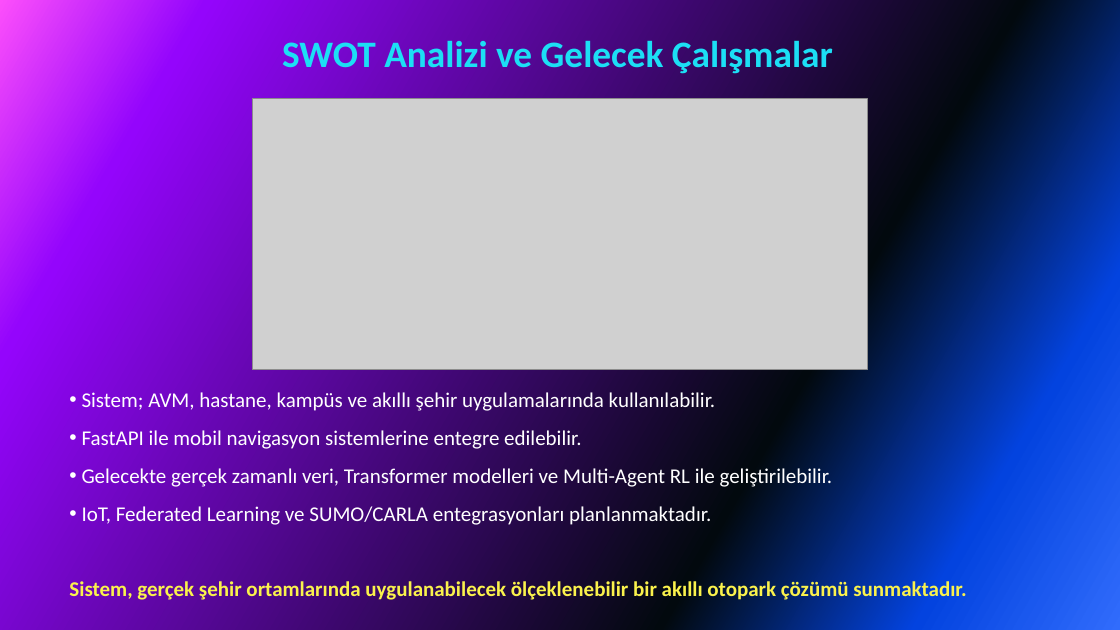
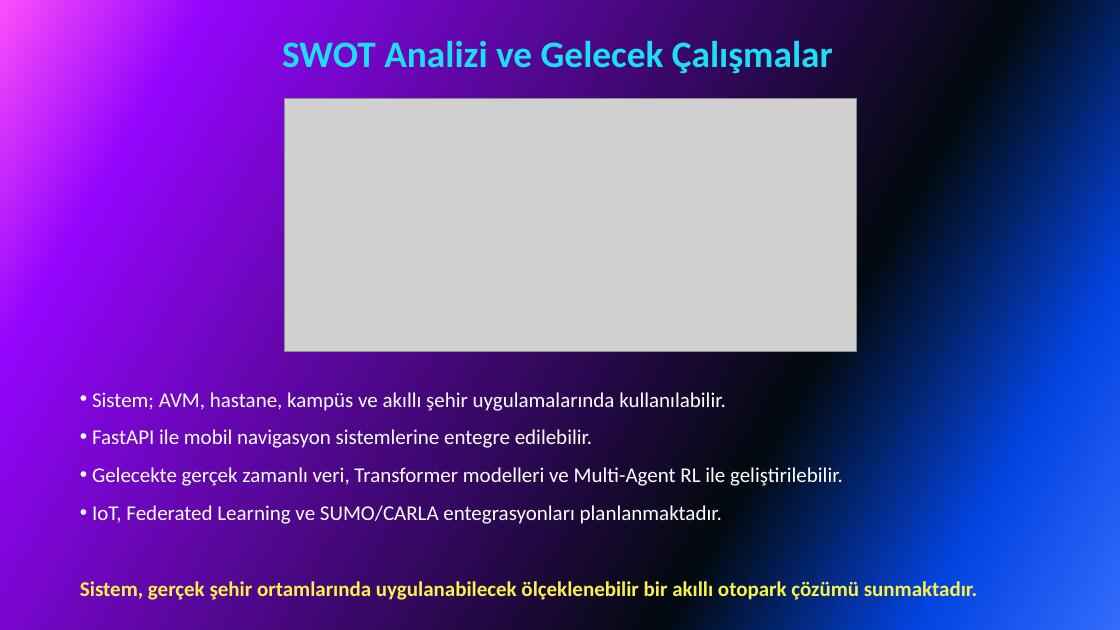
Before and after one commit to Yapay-Sinir-Aglari-Proje/Akilli_Park, a slide deck: slide 29 of AKILLI PARK SUNUM (01.06.2026).pptx. Drawn at 1120x630 pixels with LibreOffice and Linux fonts; fonts in the diff are those of the drawing; grey boxes stand for pictures. Boxes give left, top, right and bottom in pixels: in the first picture for what was removed or moved away, otherwise in the second. Text is boxed around its words. In the diff, an @@ line names an element or a change of style, - is before the commit and + after.

```diff
--- a/AKILLI PARK SUNUM (01.06.2026).pptx
+++ b/AKILLI PARK SUNUM (01.06.2026).pptx
@@ picture: place and size @@
-picture at box(253, 98, 867, 370)
+picture at box(285, 98, 857, 351)
@@ text "Sistem; AVM, hastane, kampüs ve ...": place and size @@
-text "Sistem; AVM, hastane, kampüs ve ..." at box(69, 392, 966, 603)
+text "Sistem; AVM, hastane, kampüs ve ..." at box(80, 392, 977, 602)
```
Also in this commit, not shown: 22 other slides changed.
